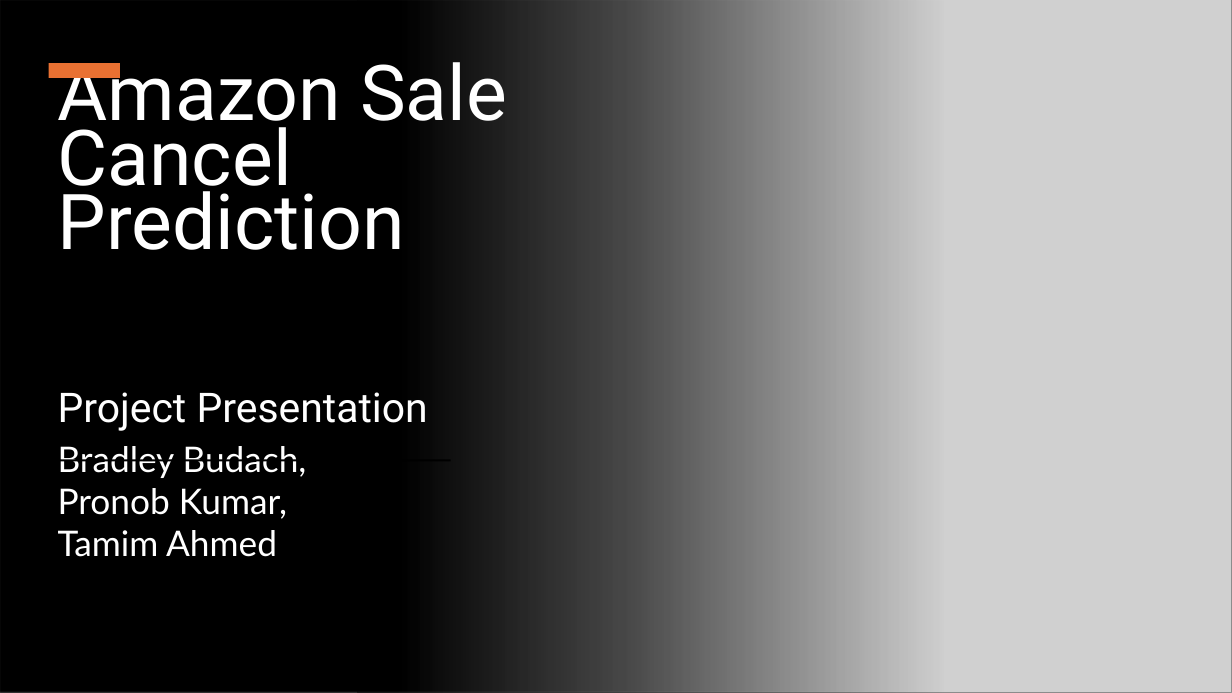
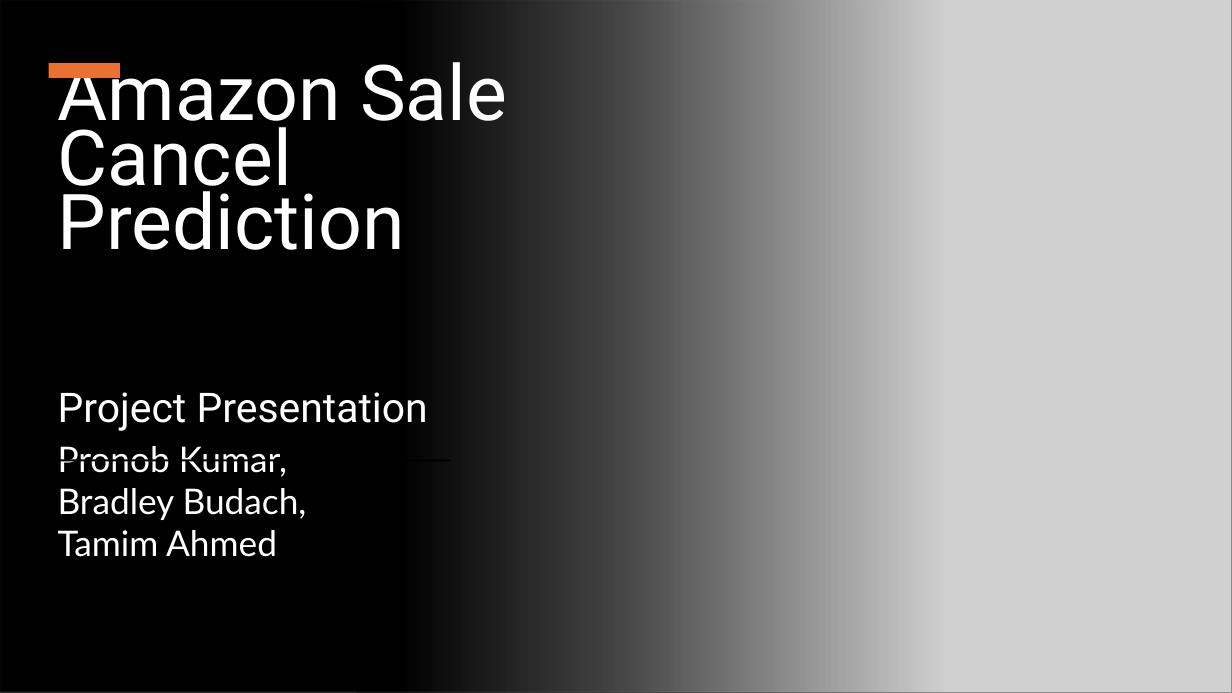
Before and after one commit to Maxman0001/ML-project, a slide deck: slide 1 of Presentation1.pptx. Drawn at 1232x693 pixels with LibreOffice and Linux fonts; fonts in the diff are those of the drawing; grey boxes stand for pictures. Boxes give left, top, right and bottom in pixels: in the first picture for what was removed or moved away, otherwise in the second. Text is boxed around its words. In the diff, an @@ line names an element or a change of style, - is before the commit and + after.

```diff
--- a/Presentation1.pptx
+++ b/Presentation1.pptx
@@ text at <box>58,446,287,477</box>: paragraph added @@
+Pronob Kumar,
@@ text at <box>58,488,287,519</box>: paragraph removed @@
-Pronob Kumar,
```
